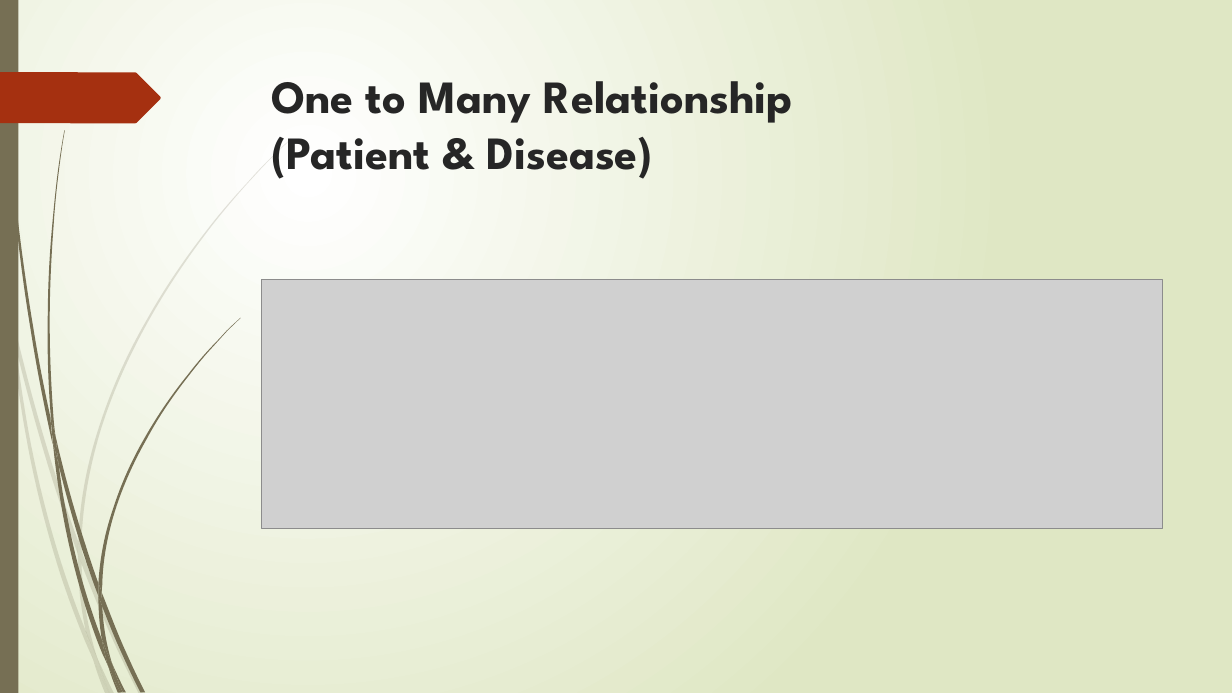
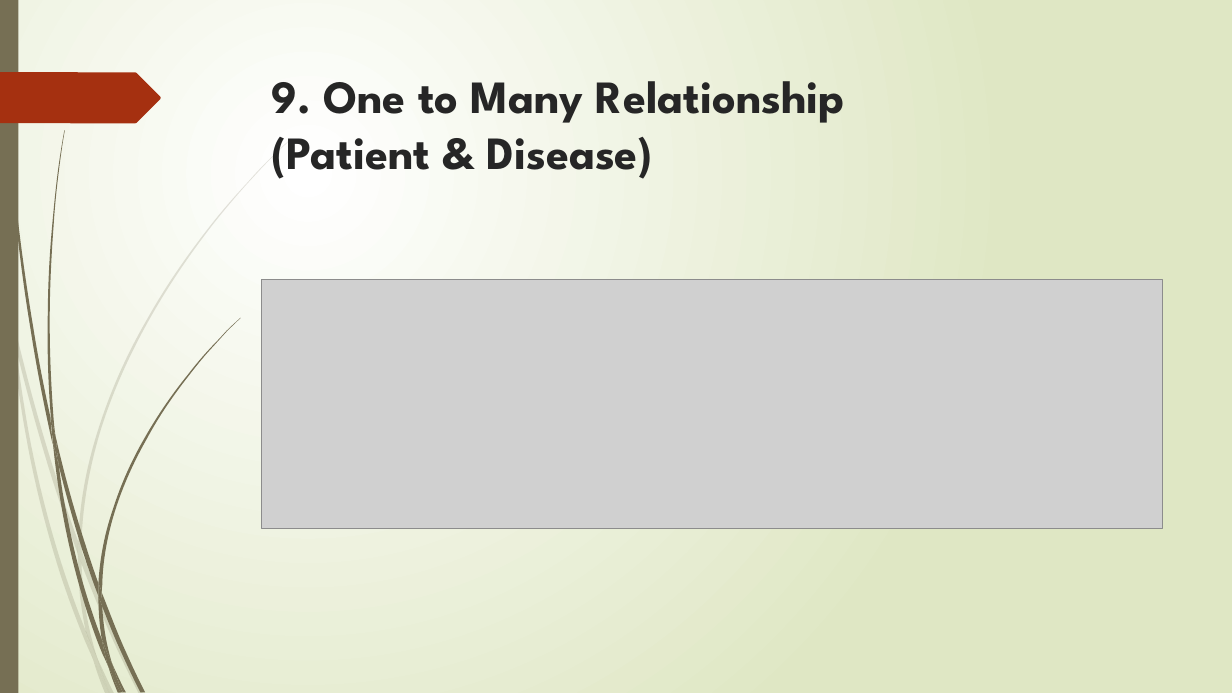
Before and after one commit to deepak127425/UST_Tasks, a slide deck: slide 16 of 1.MongoDB/4.MongoDB operations 13_Dec_2020/MongoDB operations.pptx. Drawn at 1232x693 pixels with LibreOffice and Linux fonts; fonts in the diff are those of the drawing; grey boxes stand for pictures. Boxes give left, top, right and bottom in pixels: in the first picture for what was removed or moved away, otherwise in the second. Text is boxed around its words. In the diff, an @@ line names an element or a change of style, - is before the commit and + after.

```diff
--- a/1.MongoDB/4.MongoDB operations 13_Dec_2020/MongoDB operations.pptx
+++ b/1.MongoDB/4.MongoDB operations 13_Dec_2020/MongoDB operations.pptx
@@ title at [271, 81, 845, 179]: text changed @@
-One to Many Relationship
-(Patient & Disease)
+9. One to Many Relationship
+(Patient & Disease)
```
Also in this commit, not shown: 19 other slides changed.
